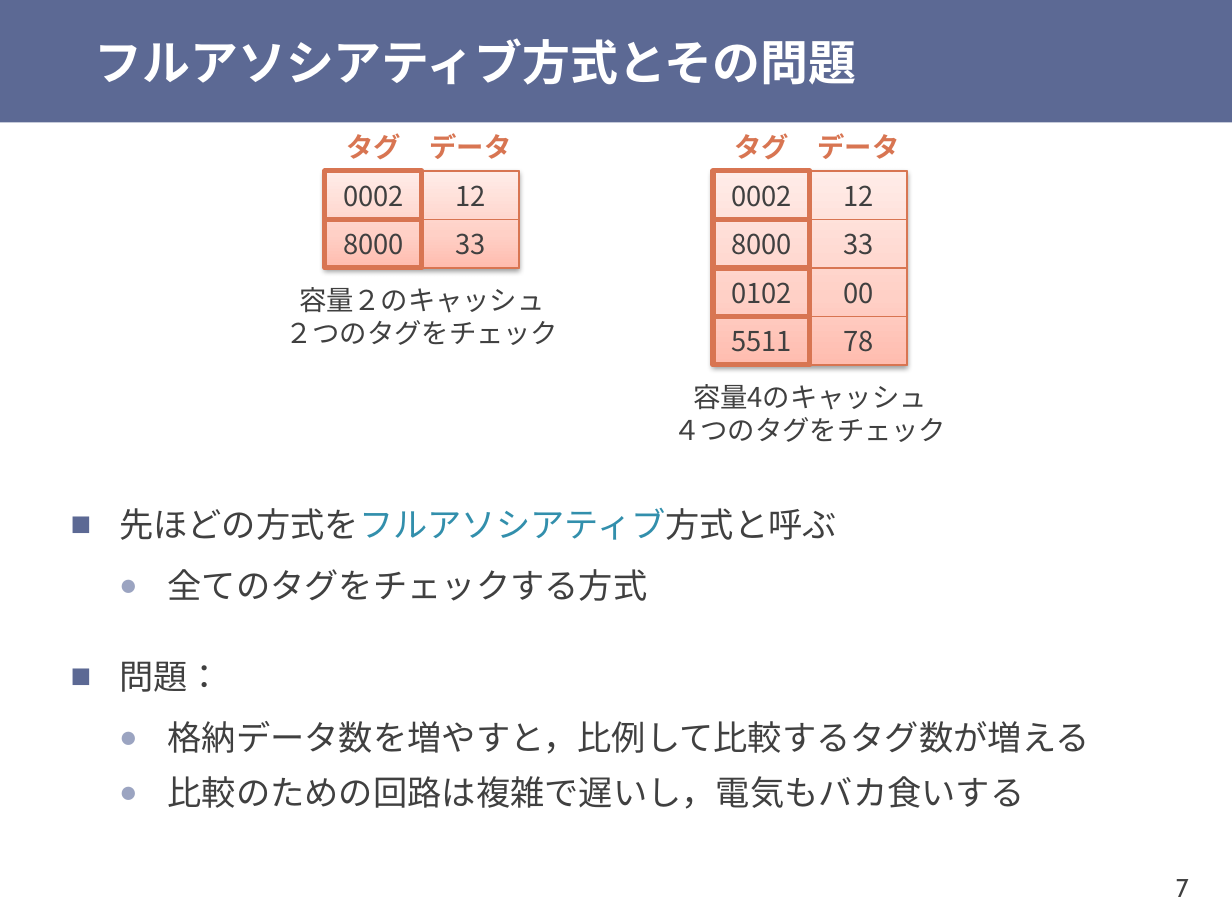
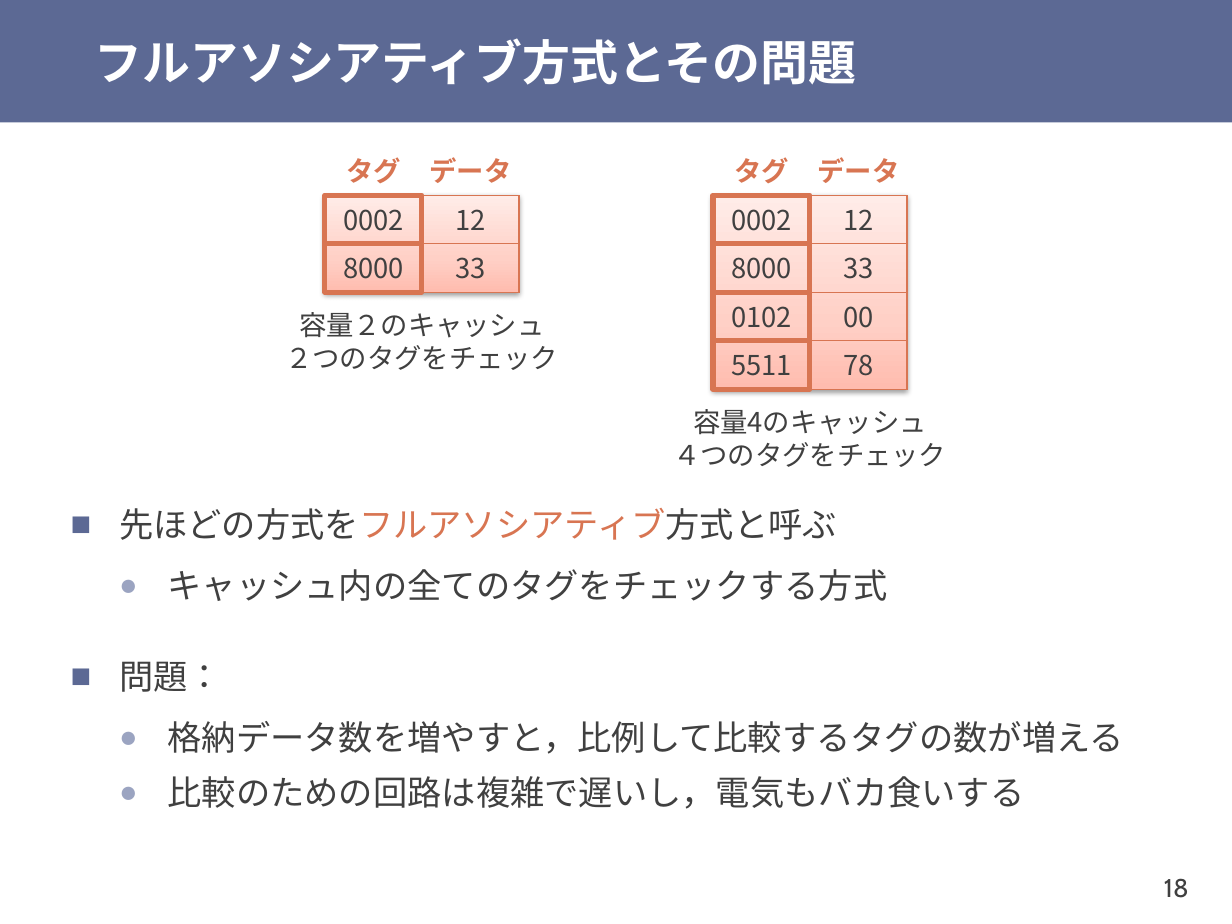
Before and after one commit to shioyadan/otya-computer-architecture-i, a slide deck: slide 18 of cai-shioya-10.pptx (slide 7 before the commit). Drawn at 1232x924 pixels with LibreOffice and Linux fonts; fonts in the diff are those of the drawing. Boxes give left, top, right and bottom in pixels: in the first picture for what was removed or moved away, otherwise in the second. Text is boxed around its words. In the diff, an @@ line names an element or a change of style, - is before the commit and + after.

```diff
--- a/cai-shioya-10.pptx
+++ b/cai-shioya-10.pptx
@@ 14 rectangles, 6 texts moved together from (x1=285, y1=133, x2=946, y2=442) to (x1=285, y1=157, x2=946, y2=467) @@
@@ text at (x1=119, y1=508, x2=837, y2=540): text colour #328FAC to #D87552 in "先ほどの方式をフルアソシアティブ方式と呼ぶ" @@
@@ text at (x1=168, y1=569, x2=888, y2=601): text changed @@
-  ● 全てのタグをチェックする方式
+  ● キャッシュ内の全てのタグをチェックする方式
@@ text at (x1=168, y1=721, x2=1124, y2=754): text changed @@
-  ● 格納データ数を増やすと，比例して比較するタグ数が増える
+  ● 格納データ数を増やすと，比例して比較するタグの数が増える
@@ page number at (x1=1164, y1=878, x2=1189, y2=898): text changed @@
-7
+18
```
Also in this commit, not shown: 16 other slides changed, 52 slides added, 3 other files.
